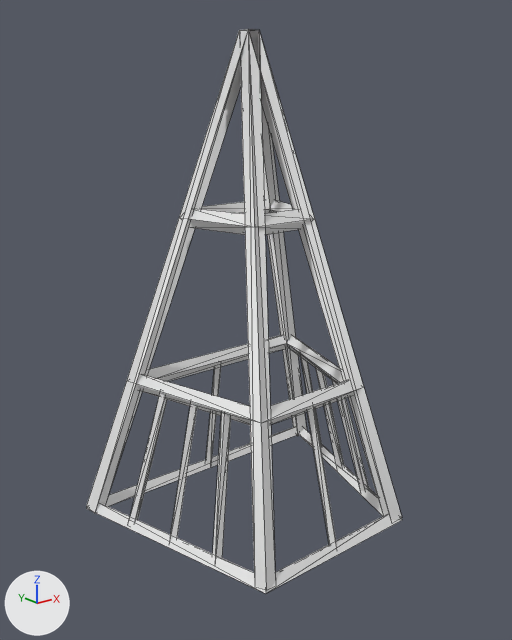
What one commit did to the FBX model Assets/DataFiles/Mesh/masenitsag1V3.fbx.
One viewpoint serves both versions: a 50 mm camera at (-3.59, -4.37, 3.51) aimed at (-0.23, -0.16, 1.82). Arrows for +X, +Y and +Z are at lower left; the lights stay in place. Mesh edges are drawn as thin lines. Vertices at the same position are counted once.
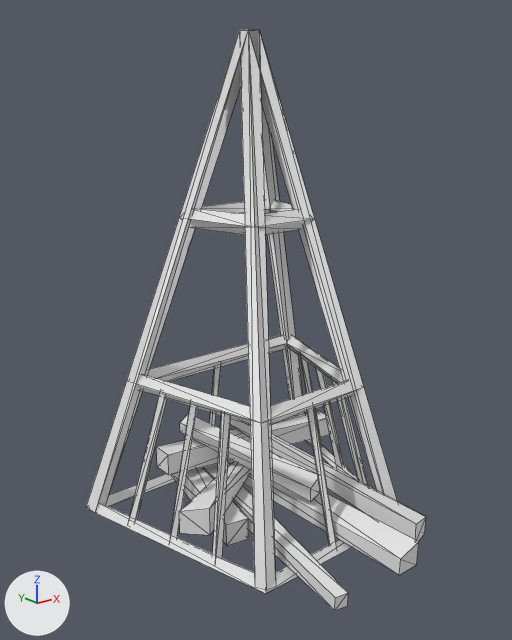
Where the newer file only moved an object's origin or applied its transform, the numbers keep the older frame.

Patch to the scene script:
```diff
--- a/Assets/DataFiles/Mesh/masenitsag1V3.fbx.py
+++ b/Assets/DataFiles/Mesh/masenitsag1V3.fbx.py
@@ me_plane_003 @@
 # used by ob_plane_008; location = (0.0, 0.0, 0.0)
-me_plane_003.from_pydata(...)  # 128 vertices, 178 faces; spans x -1.3..1.3, y -0.95..0.96, z -0.03..4.0
+me_plane_003.from_pydata(...)  # 184 vertices, 248 faces; spans x -1.3..1.3, y -1.53..0.98, z -0.03..4.0
+# me_plane_003 part 1
+# 42 vertices are added at x -0.99..1.28, y -1.53..0.98, z 0.0..0.69
+# 14 new vertices lie (0.0, 0.0, 0.2) away from vertices in x -0.99..1.28, y -1.53..0.98, z 0.0..0.34
+# 70 new faces join them
 me_plane_003.materials.append(mat_material_001)
```

Changed parts and their boxes [x1, y1, x2, y2] in the pictures (512 x 640 px):
'Plane.008', reshaped (8% wider)
    before: [86, 29, 402, 594]
    after: [86, 29, 426, 611]
part 1 of me_plane_003, added
    after: [156, 411, 426, 611]
